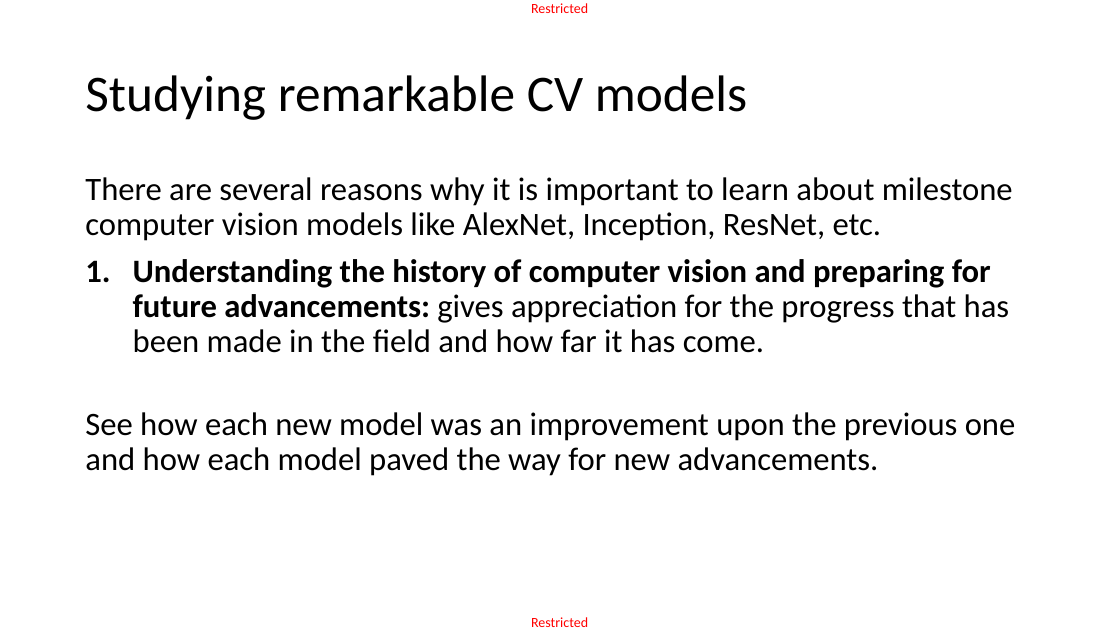
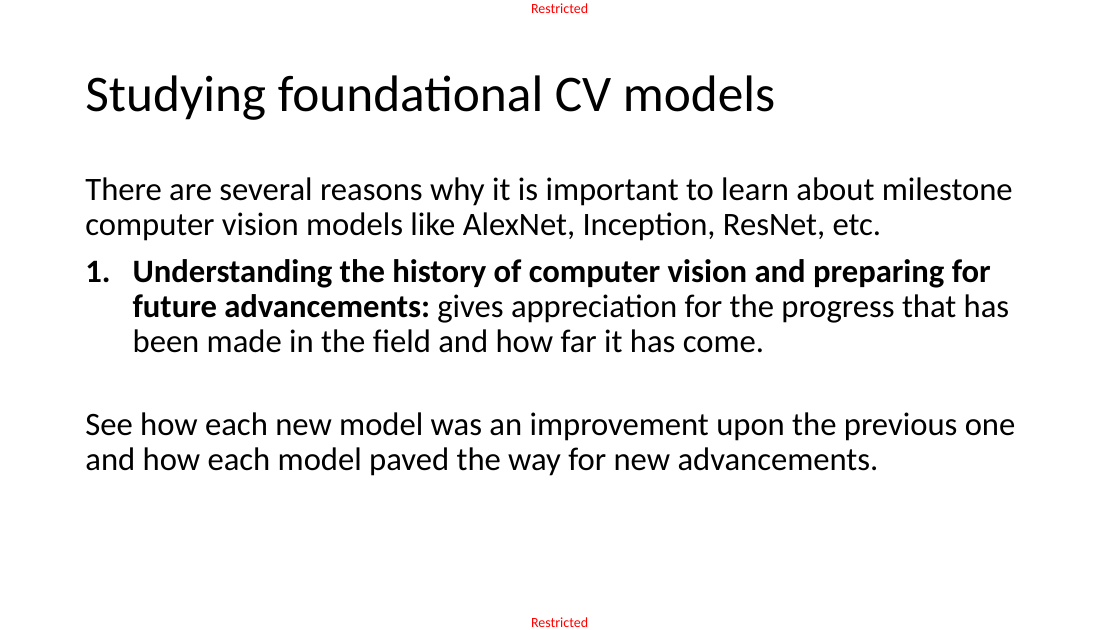
Before and after one commit to matthieudemari/SUTD_DL_50_039, a slide deck: slide 15 of W4/3. W4S3 final/W4S3.pptx (slide 14 before the commit). Drawn at 1120x630 pixels with LibreOffice and Linux fonts; fonts in the diff are those of the drawing. Boxes give left, top, right and bottom in pixels: in the first picture for what was removed or moved away, otherwise in the second. Text is boxed around its words. In the diff, an @@ line names an element or a change of style, - is before the commit and + after.

```diff
--- a/W4/3. W4S3 final/W4S3.pptx
+++ b/W4/3. W4S3 final/W4S3.pptx
@@ title at (85, 75, 775, 120): text changed @@
-Studying remarkable CV models
+Studying foundational CV models
```
Also in this commit, not shown: 10 other slides changed, 1 slide added, 2 slides removed, 27 other files.
